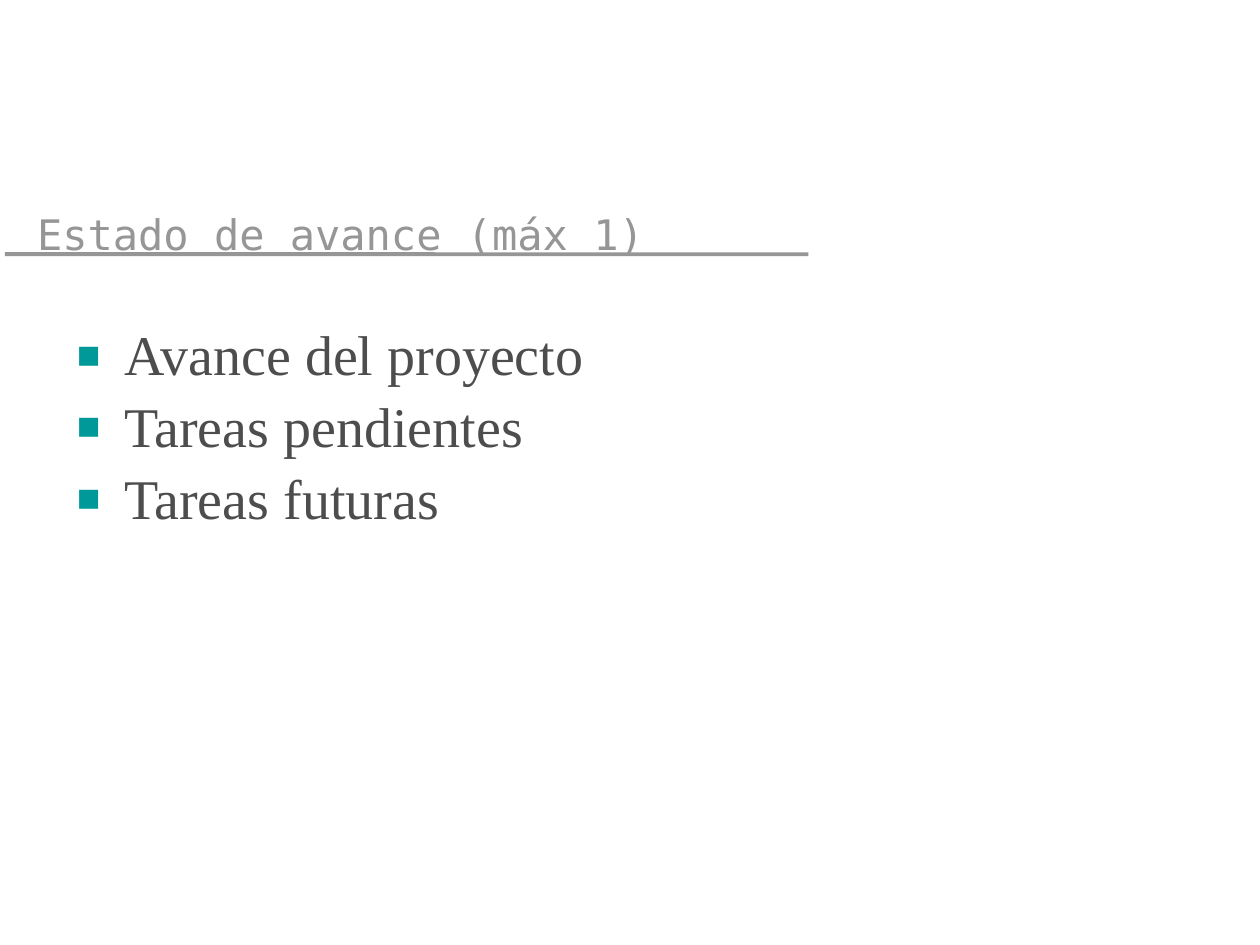
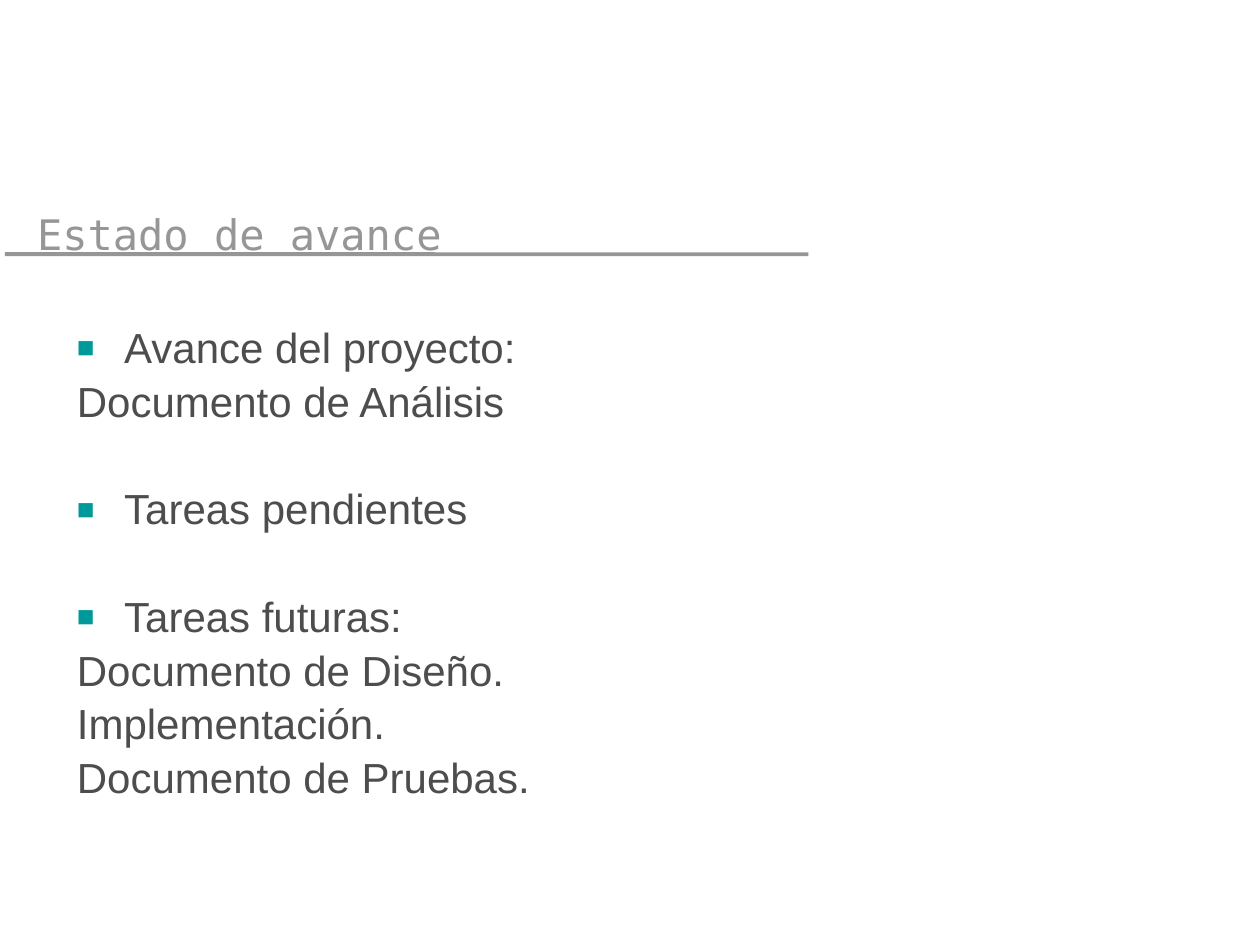
Before and after one commit to yano2h/TESIS, a slide deck: slide 26 of Presentaciones/Plantilla Pres 2_2012.pptx (slide 21 before the commit). Drawn at 1260x945 pixels with LibreOffice and Linux fonts; fonts in the diff are those of the drawing; background and template pictures are left out. Boxes give left, top, right and bottom in pixels: in the first picture for what was removed or moved away, otherwise in the second. Text is boxed around its words. In the diff, an @@ line names an element or a change of style, - is before the commit and + after.

```diff
--- a/Presentaciones/Plantilla Pres 2_2012.pptx
+++ b/Presentaciones/Plantilla Pres 2_2012.pptx
@@ text at bbox=[37, 218, 442, 256]: text changed @@
-Estado de avance (máx 1)
+Estado de avance
@@ text at bbox=[77, 332, 516, 418]: text changed; size 32 to 24 pt; font Times New Roman to Arial @@
-■ Avance del proyecto
+■ Avance del proyecto:
+Documento de Análisis
@@ text at bbox=[124, 493, 467, 533]: size 32 to 24 pt, font Times New Roman to Arial in "Tareas pendientes"; less space between paragraphs @@
@@ text at bbox=[77, 601, 530, 794]: text changed; size 32 to 24 pt; font Times New Roman to Arial @@
-■ Tareas futuras
+■ Tareas futuras:
+Documento de Diseño.
+Implementación.
+Documento de Pruebas.
```
Also in this commit, not shown: 11 other slides changed, 8 slides added, 4 slides removed.
